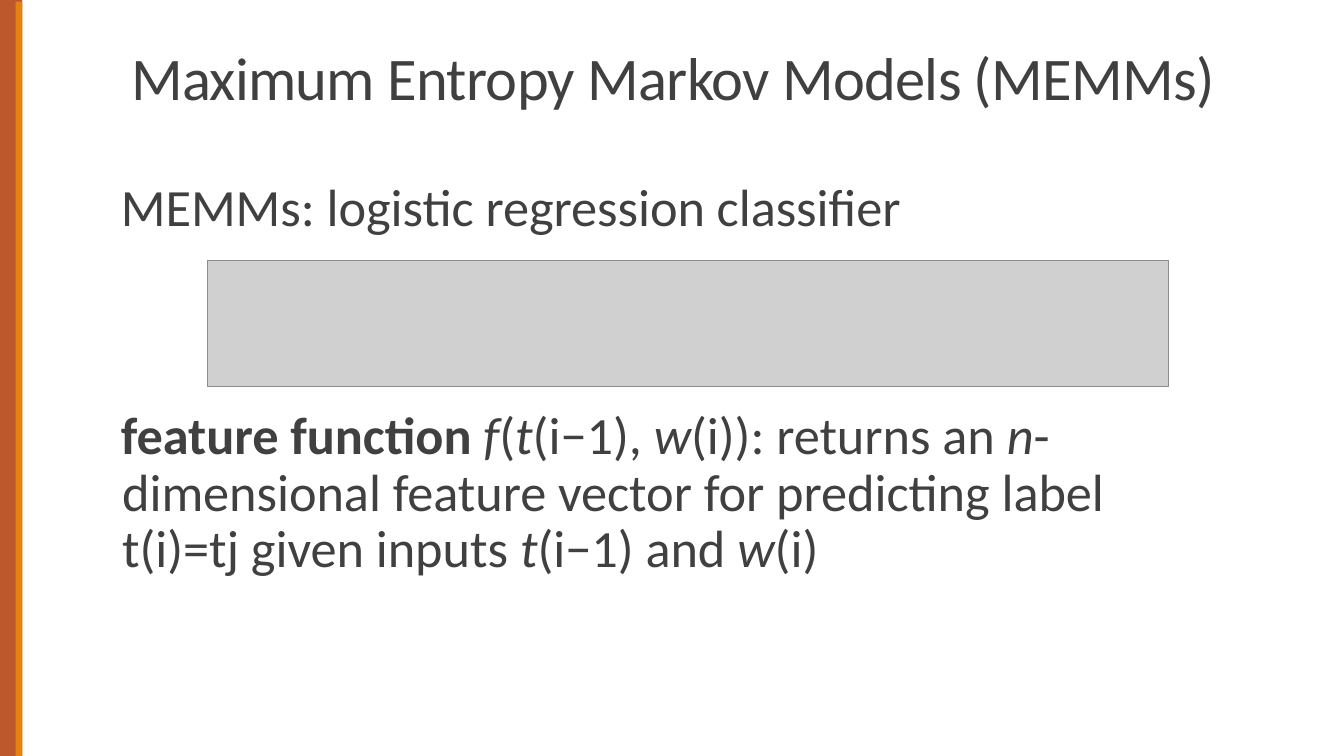
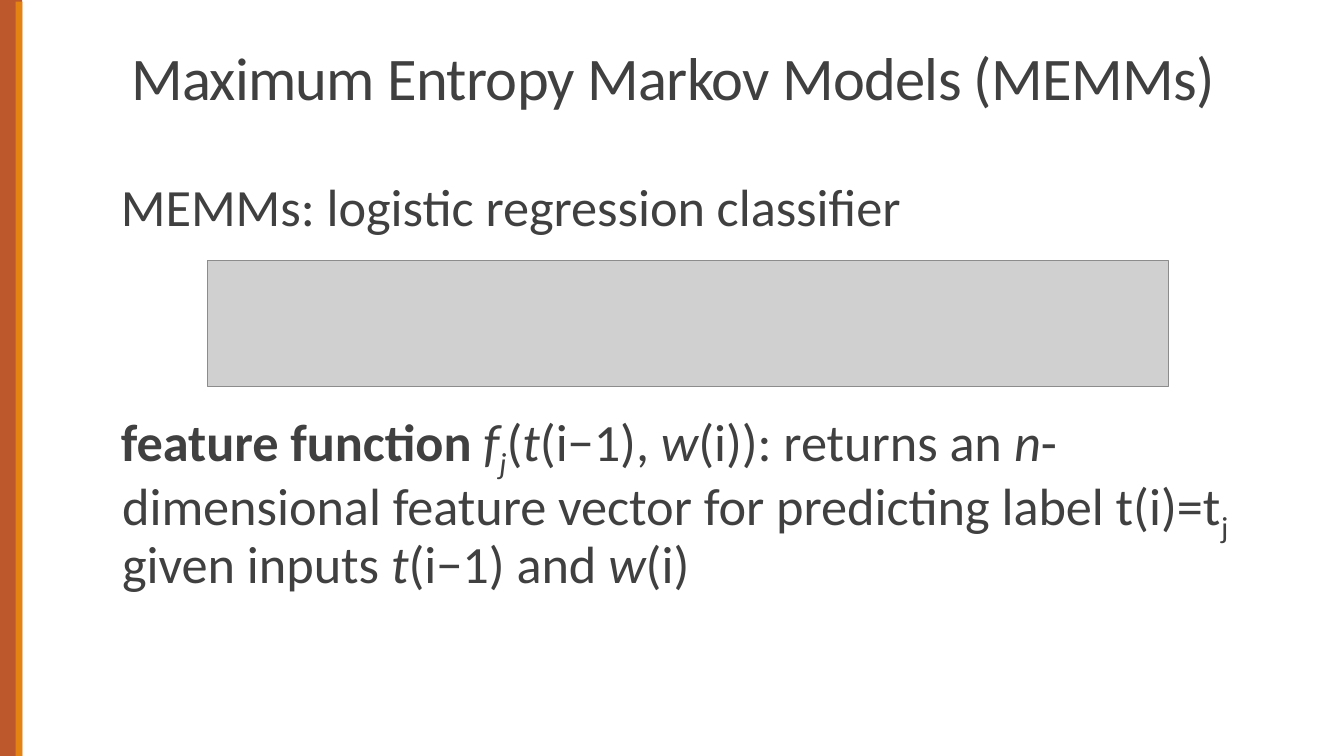
Before and after one commit to chriswjh/chriswjh.github.io, a slide deck: slide 22 of NLP_TM/17-POSNER.pptx. Drawn at 1344x756 pixels with LibreOffice and Linux fonts; fonts in the diff are those of the drawing; grey boxes stand for pictures. Boxes give left, top, right and bottom in pixels: in the first picture for what was removed or moved away, otherwise in the second. Text is boxed around its words. In the diff, an @@ line names an element or a change of style, - is before the commit and + after.

```diff
--- a/NLP_TM/17-POSNER.pptx
+++ b/NLP_TM/17-POSNER.pptx
@@ text at (x1=121, y1=423, x2=1221, y2=592): text changed @@
-feature function f(t(i−1), w(i)): returns an n-dimensional feature vector for predicting label t(i)=tj given inputs t(i−1) and w(i)
+feature function fj(t(i−1), w(i)): returns an n-dimensional feature vector for predicting label t(i)=tj given inputs t(i−1) and w(i)
```
Also in this commit, not shown: 14 other slides changed, 4 other files.
